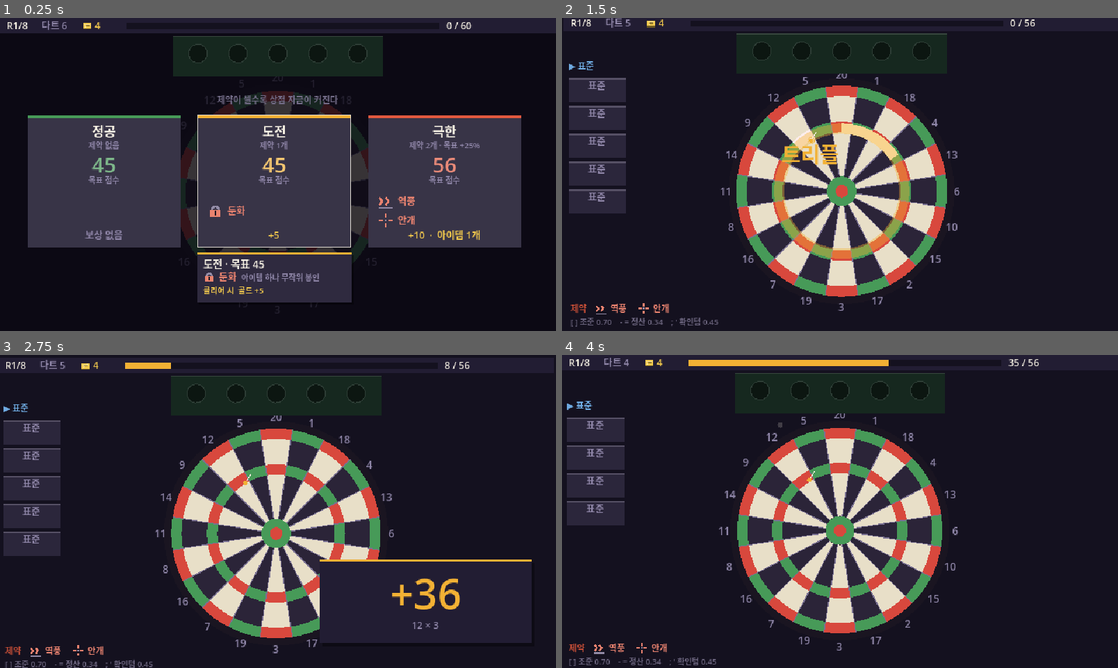
Above: before the commit, frames 1-4 (two rows, left to right).
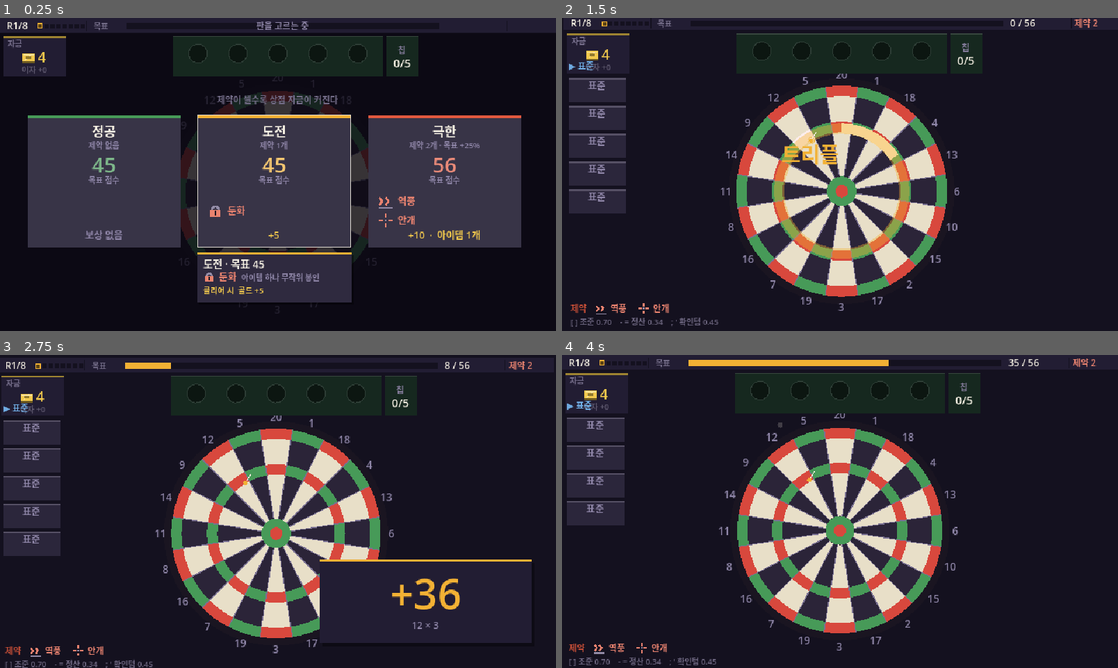
Above: after the commit, the same moments.

Repository: GGbong69/test-03
Game: Godot game, scene res://scenes/main.tscn
Same seed, same stepped clock (60 frames per second), same inputs: the game is played once before the commit and once after it.
Inputs (mouse positions are in pixels of both pictures, inside the frame that each line leads up to):
- Up to frame 1 (0.25 s): no input
- Up to frame 2 (1.5 s): tap Enter at 0.5 s; move the mouse to (962, 158) at 0.52 s; click (962, 158) at 0.67 s; tap Space at 0.77, 1.25 s; move the mouse to (728, 190) at 1.27 s; click (728, 190) at 1.42 s
- Up to frame 3 (2.75 s): tap Space at 1.52 s; move the mouse to (333, 442) at 2.02 s; click (333, 442) at 2.17 s
- Up to frame 4 (4 s): move the mouse to (812, 574) at 2.77 s; click (812, 574) at 2.92 s; tap Space at 3.02, 3.77 s; move the mouse to (1006, 558) at 3.52 s; click (1006, 558) at 3.67 s

The runs differ from the first frame. In frame 1, 2.5% of the frame differs, in the area x 0-85%, y 0-19%; in frame 2, 0.6%; in frame 3, 0.5%; in frame 4, 0.5%.

Commit message:
자금 패널과 런 바
골드가 화면 전체에서 자금 판 한 곳에만 있다. 이자 미리보기를
같이 띄운다 — 저축 유인이 지금까지 데이터에만 있고 화면에
한 글자도 없었다. 계산식은 _finish_round 와 같고 둘 다 지급 전
잔액을 본다.

R8 은 정산이 없으므로(조기 return 이 지급 블록보다 앞선다)
마지막 상점에서는 이자 대신 "마지막 판" 을 띄운다. 남긴 골드가
영원히 안 돌아온다는 뜻이다.

상단바를 런 바로 승격시켰다. 라운드 핍 8칸으로 8라운드 구조가
처음으로 형태로 보인다. 칸막이 1px 두 줄이 구획을 나눈다 —
640x360 에서 테두리는 사치다.

스테이지에서는 목표 숫자를 안 쓴다. 등급 배수가 아직 안 정해졌고
카드 셋이 서로 다른 숫자를 이미 크게 띄운다.

칩 개수는 랙 옆 꼬리표 하나로 모았다. 세 곳에 흩어져 있었다.

Co-Authored-By: Claude Opus 5 <noreply@anthropic.com>

Diff:
--- a/scripts/game.gd
+++ b/scripts/game.gd
@@ -1113,7 +1113,9 @@
 		return
 	_draw_topbar()
 	if state != S.CLEAR:            # 정산 화면은 그 자체가 명세다
+		_bank_draw()
 		_panel_draw()
+		_cap_draw()
 		if _is_play():
 			_draw_magazine()
 	# 판매 팝업이 스크림(알파 0.94) 밑에 깔리면 안 보인다 — 판 다음에 그린다.
@@ -1268,18 +1270,91 @@
 
 
 func _draw_topbar() -> void:
-	draw_rect(Rect2(Vector2.ZERO, Vector2(VIEW.x, 18)), C_PANEL)
+	var r: Rect2 = LAY.bar
+	draw_rect(r, C_PANEL)
+	draw_rect(Rect2(Vector2(0.0, r.size.y - 1.0), Vector2(r.size.x, 1.0)), C_BG)
+	# 1px 두 줄이 "칸이 나뉘어 있다"를 만드는 전부다. 640x360 에서 테두리는 사치다.
+	for cx in LAY.bar_cut:
+		draw_line(Vector2(cx, 3.0), Vector2(cx, 15.0), C_BG, 1.0)
+
+	# 1칸 x[0,100] — 런 진행
 	draw_string(font, Vector2(8, 13), "R%d/%d" % [round_no, GameData.ROUNDS],
 			HORIZONTAL_ALIGNMENT_LEFT, -1, 11, C_TXT)
-	draw_string(font, Vector2(48, 13), "다트 %d" % darts_left,
-			HORIZONTAL_ALIGNMENT_LEFT, -1, 11, C_DIM)
-	draw_gold_at(96.0, 13.0, str(gold), 11, C_GOLD)
-
-	var bar := clampf(shown / float(target), 0.0, 1.0)
-	draw_rect(Rect2(Vector2(146, 6), Vector2(360, 7)), C_BG)
-	draw_rect(Rect2(Vector2(146, 6), Vector2(360.0 * bar, 7)), C_ACC)
-	draw_string(font, Vector2(514, 13), "%d / %d" % [int(shown), target],
-			HORIZONTAL_ALIGNMENT_LEFT, -1, 11, C_TXT)
+	var done: int = round_no if (state == S.CLEAR or state == S.SHOP) else round_no - 1
+	var pip: Rect2 = LAY.bar_pip
+	for i in GameData.ROUNDS:
+		var q := Rect2(pip.position + Vector2(float(i) * LAY.bar_pip_dx, 0.0), pip.size)
+		if i < done:
+			draw_rect(q, C_ACC)
+		elif i == done:
+			draw_rect(q, C_ACC.darkened(0.62))
+			draw_rect(q, C_ACC, false, 1.0)
+		else:
+			draw_rect(q, C_BG)
+
+	# 2칸 x[100,584] — 목표. 진행바 좌표는 기존 그대로다.
+	var g: Rect2 = LAY.bar_gauge
+	draw_string(font, Vector2(108, 13), "목표",
+			HORIZONTAL_ALIGNMENT_LEFT, -1, 9, C_DIM.darkened(0.2))
+	draw_rect(g, C_BG)
+	if state == S.SHOP or state == S.STAGE:
+		# STAGE 에서 목표 숫자를 쓰면 안 된다 — 등급 배수(극한 ×1.25)가
+		# 아직 안 정해졌고 카드 셋이 서로 다른 숫자를 이미 크게 띄운다.
+		var msg := "판을 고르는 중"
+		if state == S.SHOP:
+			msg = "다음 R%d  ·  목표 %d" % [round_no + 1, GameData.target_of(round_no + 1)]
+		draw_string(font, Vector2(g.position.x, 13.0), msg,
+				HORIZONTAL_ALIGNMENT_CENTER, g.size.x, 10, C_DIM)
+	else:
+		var k := clampf(shown / float(maxi(target, 1)), 0.0, 1.0)
+		draw_rect(Rect2(g.position, Vector2(g.size.x * k, g.size.y)), C_ACC)
+		draw_string(font, Vector2(LAY.bar_score, 13.0), "%d / %d" % [int(shown), target],
+				HORIZONTAL_ALIGNMENT_LEFT, -1, 11, C_TXT)
+
+	# 3칸 x[584,640] — 이번 판 제약 수. 이름 전체는 하단 y341 줄이 갖는다.
+	# active_mods 는 _pick_stage 에서만 갈리므로 SHOP 에는 지난 판 값이 남는다.
+	if _is_play() and not active_mods.is_empty():
+		draw_string(font, Vector2(LAY.bar_mod, 13.0), "제약 %d" % active_mods.size(),
+				HORIZONTAL_ALIGNMENT_LEFT, -1, 10, C_MULT.lightened(0.25))
+
+
+# ── 자금 ──────────────────────────────────────────────────
+func _bank_draw() -> void:
+	var r: Rect2 = LAY.bank
+	draw_rect(r, C_PANEL)
+	draw_rect(Rect2(r.position, Vector2(r.size.x, 2.0)), C_GOLD.darkened(0.35))
+	draw_string(font, r.position + Vector2(5.0, 12.0), "자금",
+			HORIZONTAL_ALIGNMENT_LEFT, -1, 9, C_DIM.darkened(0.15))
+
+	# deny_flash 는 상점 중앙 골드 텍스트가 쓰던 값을 그대로 물려받는다
+	var gc: Color = C_GOLD.lerp(C_MULT, deny_flash)
+	var jx := randf_range(-deny_flash, deny_flash) * 2.0
+	draw_gold(r.get_center().x + jx, r.position.y + 30.0, str(gold), 16, gc)
+
+	# 이자 미리보기. 계산식은 _finish_round 와 같고 둘 다 지급 전 잔액을 본다.
+	if state == S.SHOP and round_no + 1 >= GameData.ROUNDS:
+		# R8 은 정산이 없다 (_finish_round 의 round_no >= ROUNDS 조기 return 이
+		# 골드 지급 블록보다 앞선다). 남긴 골드는 영원히 안 돌아온다.
+		draw_string(font, r.position + Vector2(0.0, 42.0), "마지막 판",
+				HORIZONTAL_ALIGNMENT_CENTER, r.size.x, 9, C_MULT.lightened(0.2))
+	else:
+		var itr: int = mini(gold / GameData.INTEREST_PER, GameData.INTEREST_MAX)
+		draw_string(font, r.position + Vector2(0.0, 42.0), "이자 +%d" % itr,
+				HORIZONTAL_ALIGNMENT_CENTER, r.size.x, 9,
+				C_GOLD.darkened(0.3) if itr > 0 else C_DIM.darkened(0.35))
+
+
+# ── 칩 꼬리표 ─────────────────────────────────────────────
+func _cap_draw() -> void:
+	var r: Rect2 = LAY.cap
+	draw_rect(r, C_FELT)                                   # 랙과 같은 재질
+	draw_rect(Rect2(r.position, Vector2(r.size.x, 1.0)), C_FELT.lightened(0.14))
+	draw_string(font, r.position + Vector2(0.0, 20.0), "칩",
+			HORIZONTAL_ALIGNMENT_CENTER, r.size.x, 10, C_DIM.darkened(0.1))
+	draw_string(font, r.position + Vector2(0.0, 36.0),
+			"%d/%d" % [owned.size(), GameData.MAX_ITEMS],
+			HORIZONTAL_ALIGNMENT_CENTER, r.size.x, 13,
+			C_ACC if owned.size() >= GameData.MAX_ITEMS else C_TXT)
 
 
 # ══════════════════════════════════════════════════════════
